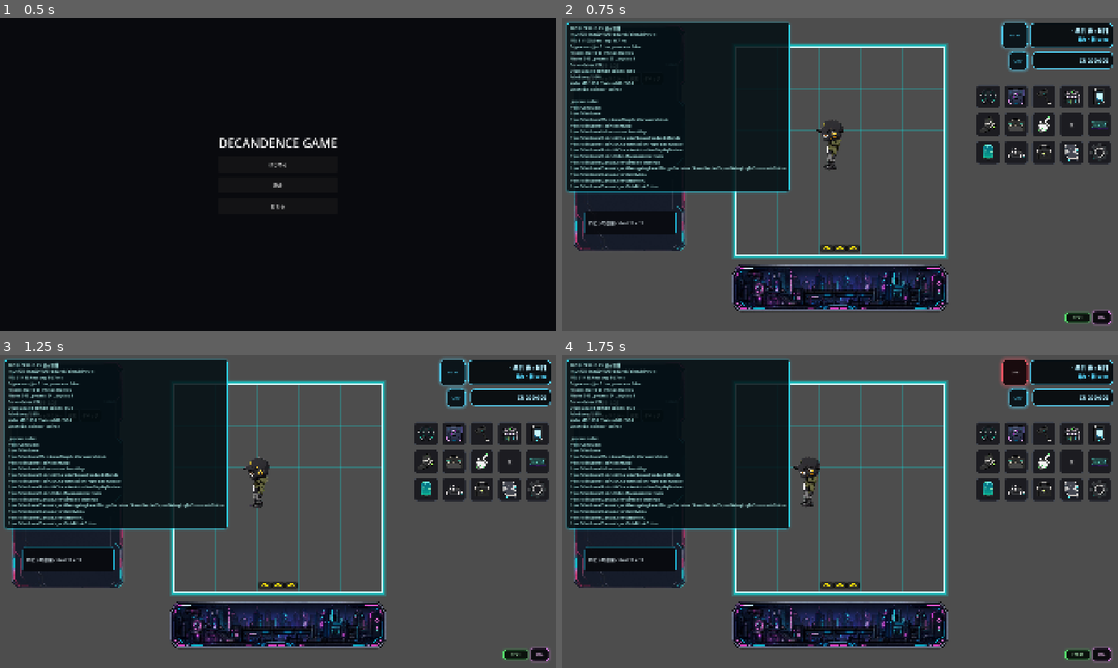
Above: before the commit, frames 1-4 (two rows, left to right).
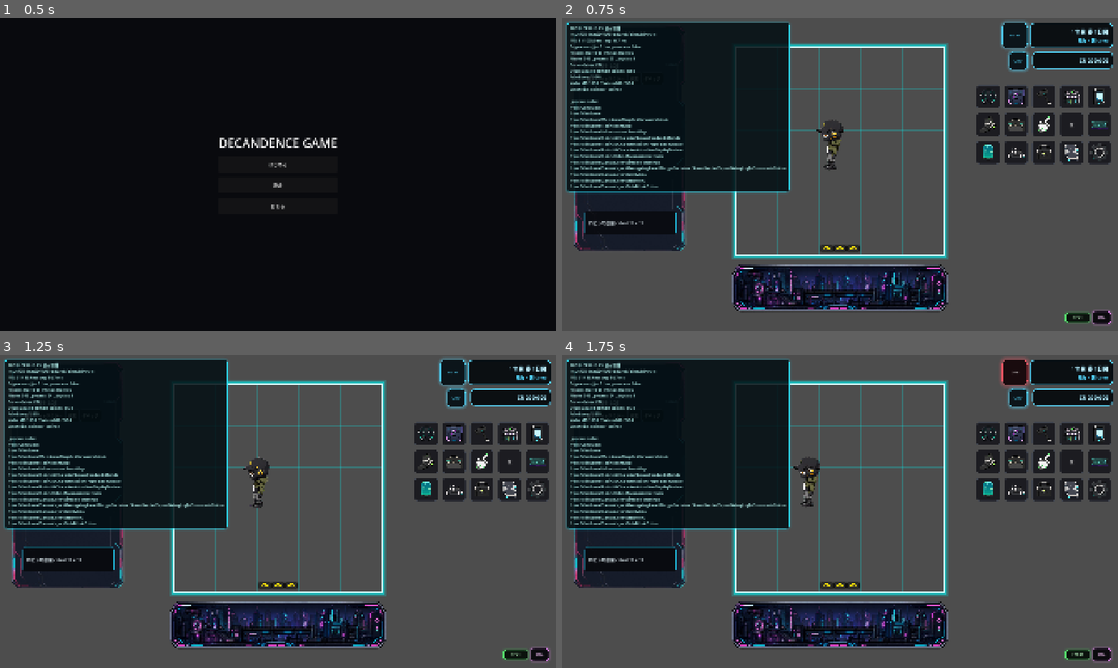
Above: after the commit, the same moments.

Repository: grimoire1089-coder/optimistic
Game: Godot game, scene res://Scenes/Boot/TitleScene.tscn
The game is run twice, just before and just after one commit, with the same random seed, the same clock (stepped at 60 frames per second) and the same inputs. Sound files missing from this copy of the repository are replaced by a short silence.
Inputs:
- Up to frame 1 (0.5 s): no input
- Up to frame 2 (0.75 s): click "はじめる" at 0.5 s
- Up to frame 3 (1.25 s): no input
- Up to frame 4 (1.75 s): click "BGM" at 1.25 s

Frame 1 is identical in both runs. In frame 2, 0.2% of the frame differs, in the area x 6-99%, y 3-15%; in frame 3, 0.2%; in frame 4, 0.2%.

Commit message:
Add season icon slot to clock display

Diff:
--- a/Scenes/UI/HUD/ClockDisplay.tscn
+++ b/Scenes/UI/HUD/ClockDisplay.tscn
@@ -41,22 +41,35 @@
 
 [node name="MarginContainer" type="MarginContainer" parent="HBoxContainer/PanelContainer"]
 layout_mode = 2
-theme_override_constants/margin_left = 18
+theme_override_constants/margin_left = 12
 theme_override_constants/margin_top = 12
 theme_override_constants/margin_right = 18
 theme_override_constants/margin_bottom = 12
 
-[node name="VBoxContainer" type="VBoxContainer" parent="HBoxContainer/PanelContainer/MarginContainer"]
+[node name="ContentHBox" type="HBoxContainer" parent="HBoxContainer/PanelContainer/MarginContainer"]
 layout_mode = 2
+theme_override_constants/separation = 12
+
+[node name="SeasonIconRect" type="TextureRect" parent="HBoxContainer/PanelContainer/MarginContainer/ContentHBox"]
+unique_name_in_owner = true
+custom_minimum_size = Vector2(56, 56)
+layout_mode = 2
+tooltip_text = "季節"
+stretch_mode = 5
+
+[node name="VBoxContainer" type="VBoxContainer" parent="HBoxContainer/PanelContainer/MarginContainer/ContentHBox"]
+layout_mode = 2
+size_flags_horizontal = 3
+size_flags_vertical = 4
 theme_override_constants/separation = 4
 
-[node name="TimeLabel" type="Label" parent="HBoxContainer/PanelContainer/MarginContainer/VBoxContainer"]
+[node name="TimeLabel" type="Label" parent="HBoxContainer/PanelContainer/MarginContainer/ContentHBox/VBoxContainer"]
 unique_name_in_owner = true
 layout_mode = 2
 text = "1年目 春 1日目"
 horizontal_alignment = 2
 
-[node name="PhaseLabel" type="Label" parent="HBoxContainer/PanelContainer/MarginContainer/VBoxContainer"]
+[node name="PhaseLabel" type="Label" parent="HBoxContainer/PanelContainer/MarginContainer/ContentHBox/VBoxContainer"]
 unique_name_in_owner = true
 layout_mode = 2
 text = "晴れ / 朝 09:00"
